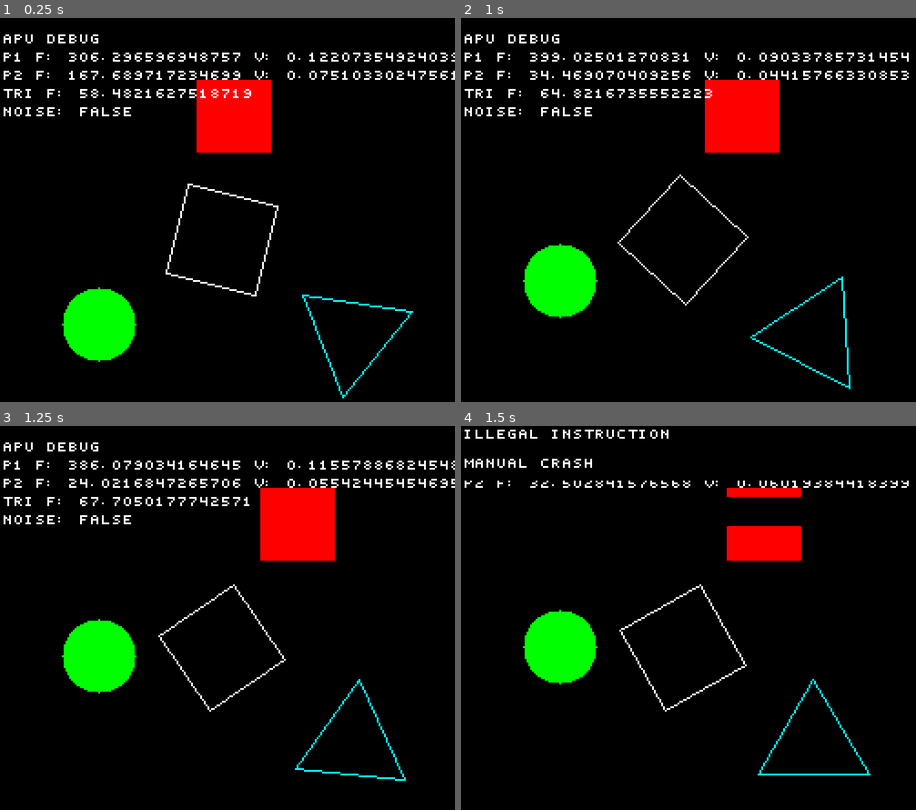
Above: before the commit, frames 1-4 (two rows, left to right).
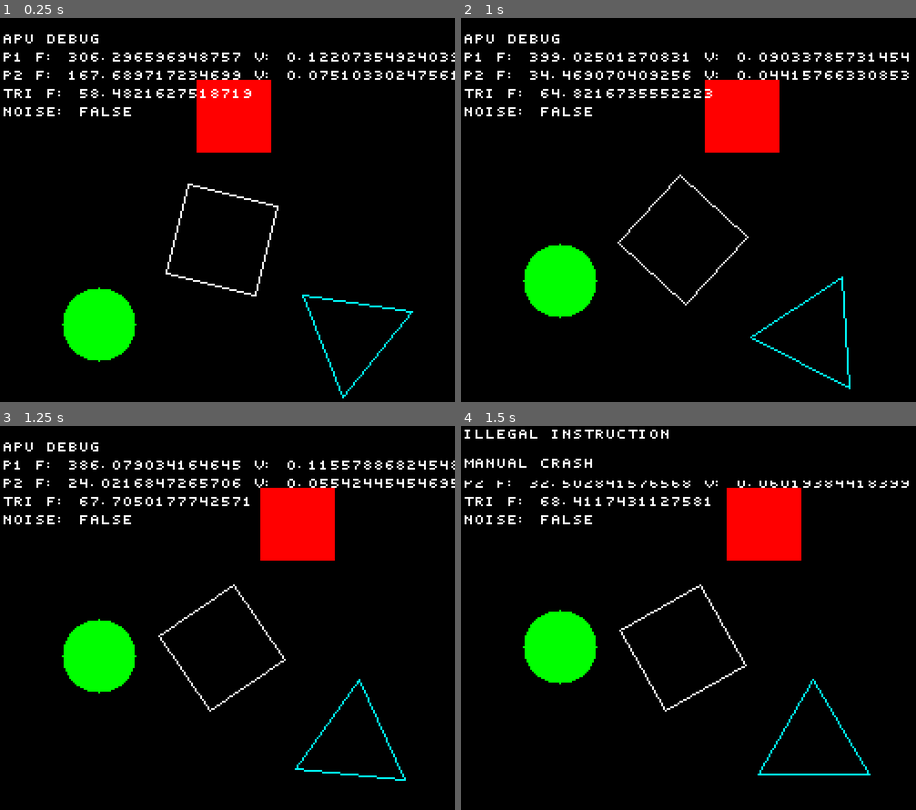
Above: after the commit, the same moments.

Repository: GattoDev-debug/HW-SW
Game: Godot game, scene res://main.tscn
Two runs of this game, one before a commit and one after it. Both use one fixed random seed, a clock stepped at 60 frames per second and the inputs below.
Inputs:
- Up to frame 1 (0.25 s): no input
- Up to frame 2 (1 s): tap Enter (ui_accept) at 0.5, 0.77 s
- Up to frame 3 (1.25 s): no input
- Up to frame 4 (1.5 s): hold Page Down (ui_page_down) from 1.28 s (still down)

Frames 1-3 are identical in both runs. In frame 4, 1.8% of the frame differs, in the area x 0-75%, y 18-27%.

Commit message:
made the crash backgrounds dynamic

Diff:
--- a/Hardware/CPU.gd
+++ b/Hardware/CPU.gd
@@ -63,7 +63,7 @@
 
 	print("CPU RESUMED")
 ## Panic! Crashes Game.
-func panic(short_reason: String,full_reason : String = ""):
+func panic(short_reason: String = "",full_reason : String = ""):
 	crashed = true
 	halted = true
 	emit_signal("cpu_panic", short_reason)
@@ -72,8 +72,10 @@
 	#ppu.test_pattern()
 	await get_tree().process_frame
 	ppu.rectfill(4, 4, 256, 16, Color.BLACK)
-	ppu.rectfill(4, 20, 256, 16, Color.BLACK)
-	ppu.rectfill(4, 45, 256, 16, Color.BLACK)
+	if not short_reason == "":
+		ppu.rectfill(4, 20, 256, 16, Color.BLACK)
+	if not full_reason == "":
+		ppu.rectfill(4, 45, 256, 16, Color.BLACK)
 	await get_tree().process_frame
 	ppu.text(
 		8,
